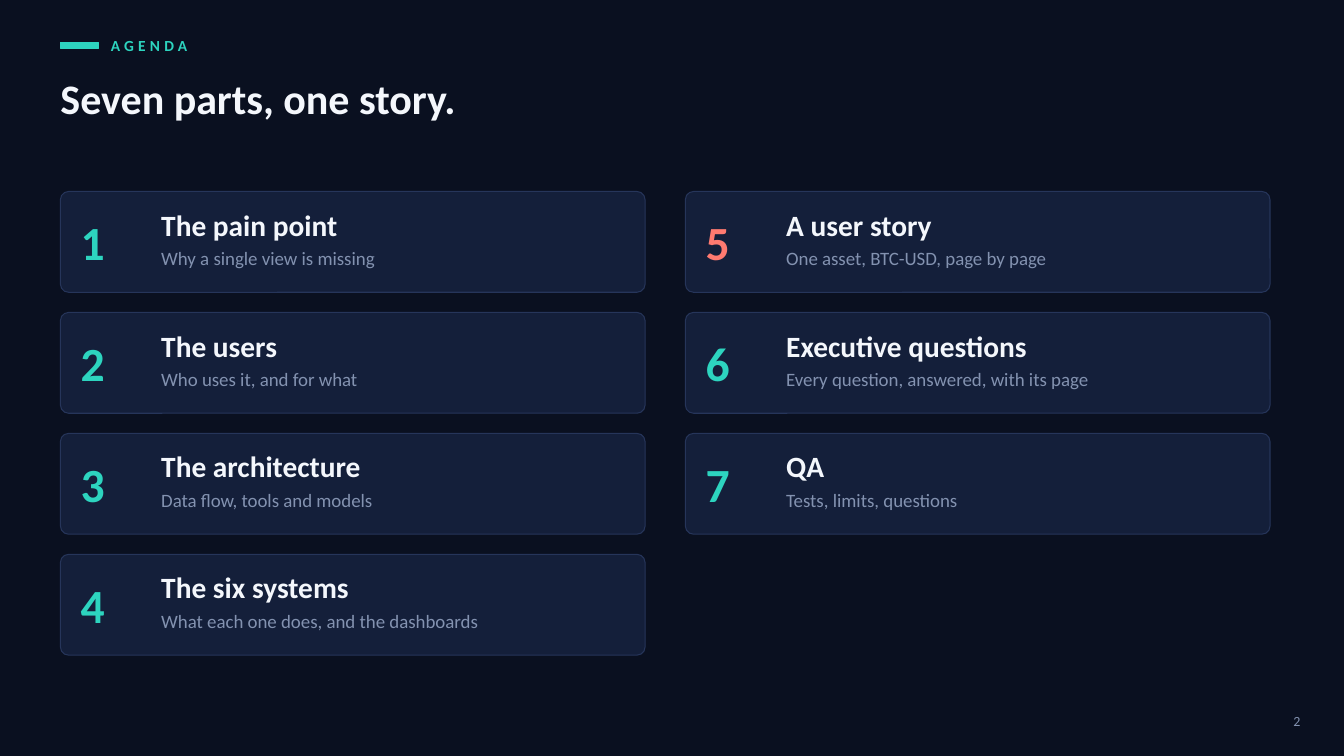
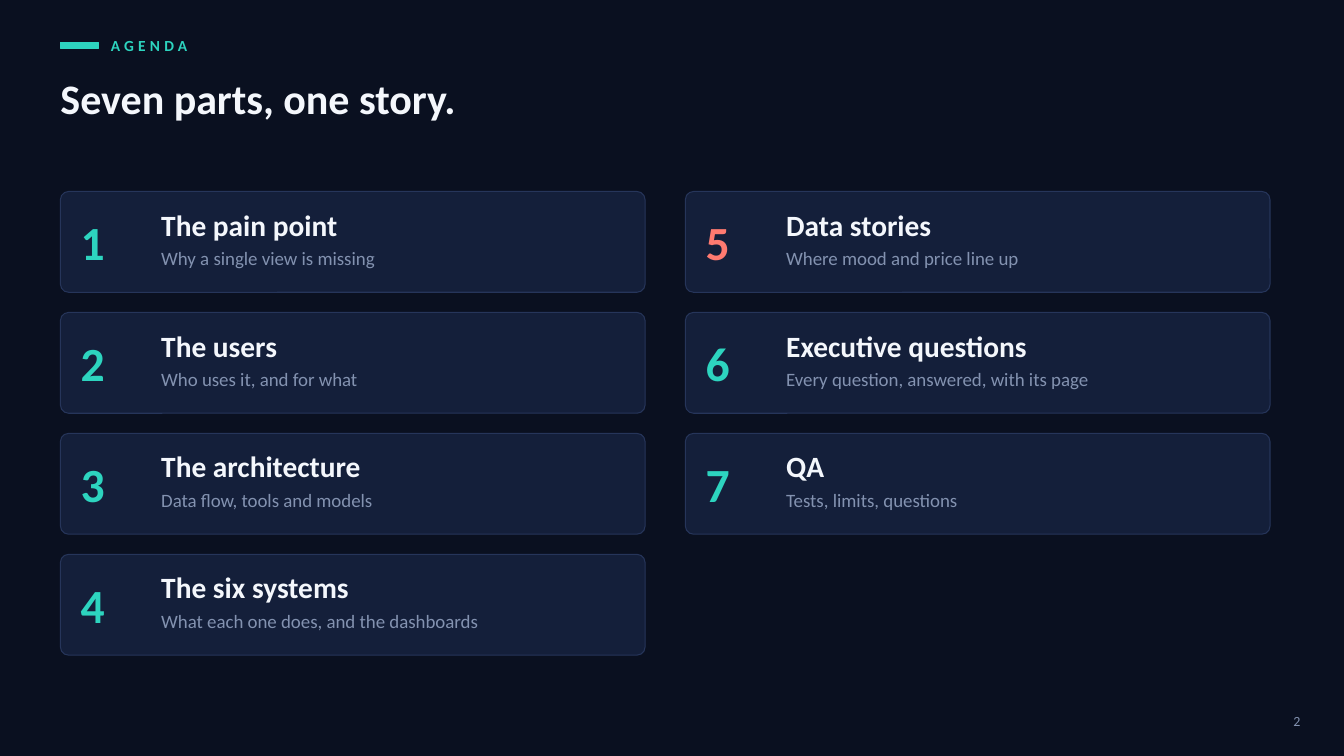
Before and after one commit to cat-arm/reddit-sentiment-market-warehouse-is, a slide deck: slide 2 of docs/presentation/defence_deck_en_v5.pptx. Drawn at 1344x756 pixels with LibreOffice and Linux fonts; fonts in the diff are those of the drawing. Boxes give left, top, right and bottom in pixels: in the first picture for what was removed or moved away, otherwise in the second. Text is boxed around its words. In the diff, an @@ line names an element or a change of style, - is before the commit and + after.

```diff
--- a/docs/presentation/defence_deck_en_v5.pptx
+++ b/docs/presentation/defence_deck_en_v5.pptx
@@ text at bbox=[786, 215, 931, 237]: text changed @@
-A user story
+Data stories
@@ text at bbox=[786, 252, 1019, 268]: text changed @@
-One asset, BTC-USD, page by page
+Where mood and price line up
```
Also in this commit, not shown: 1 other slide changed, 5 slides added, 8 slides removed.
